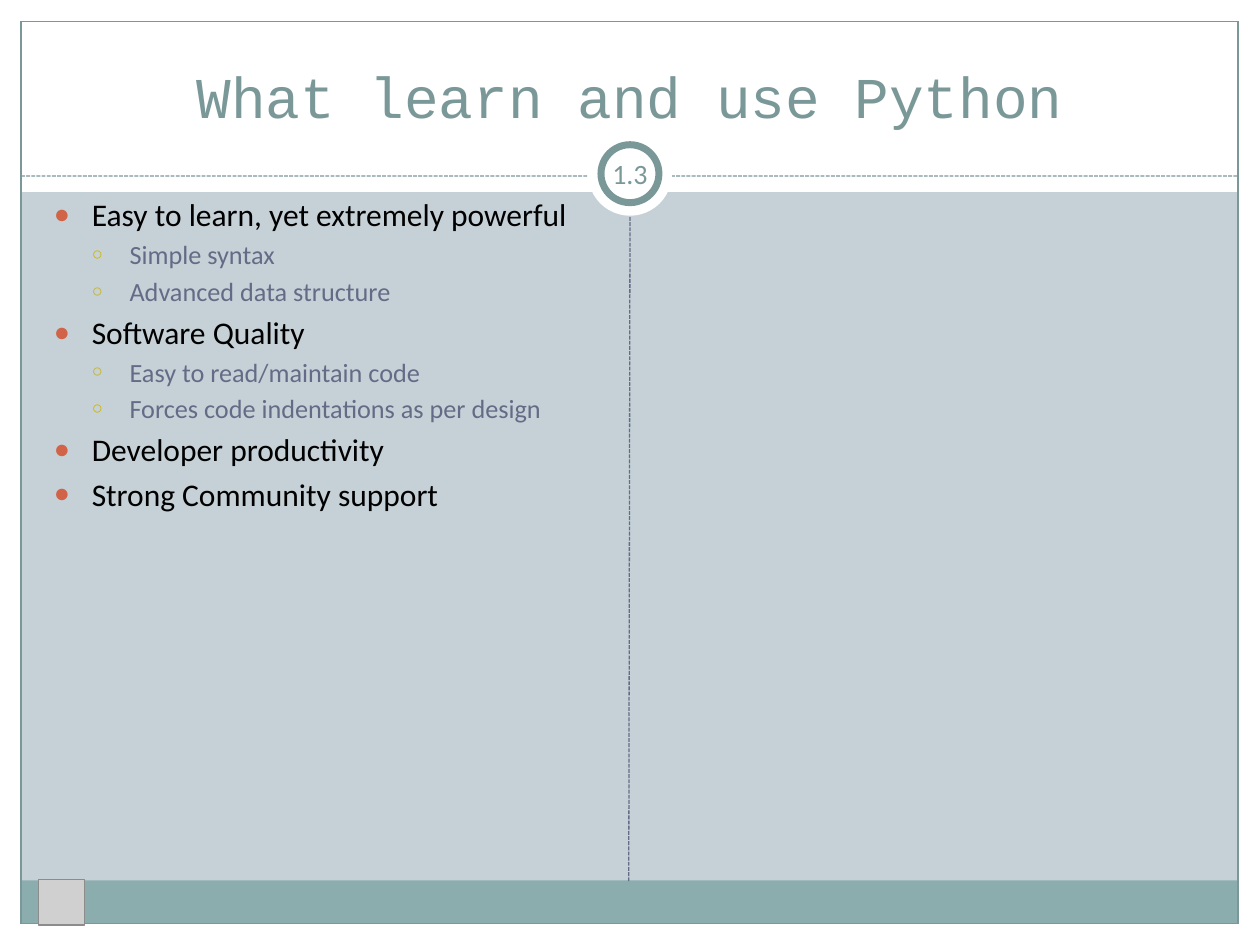
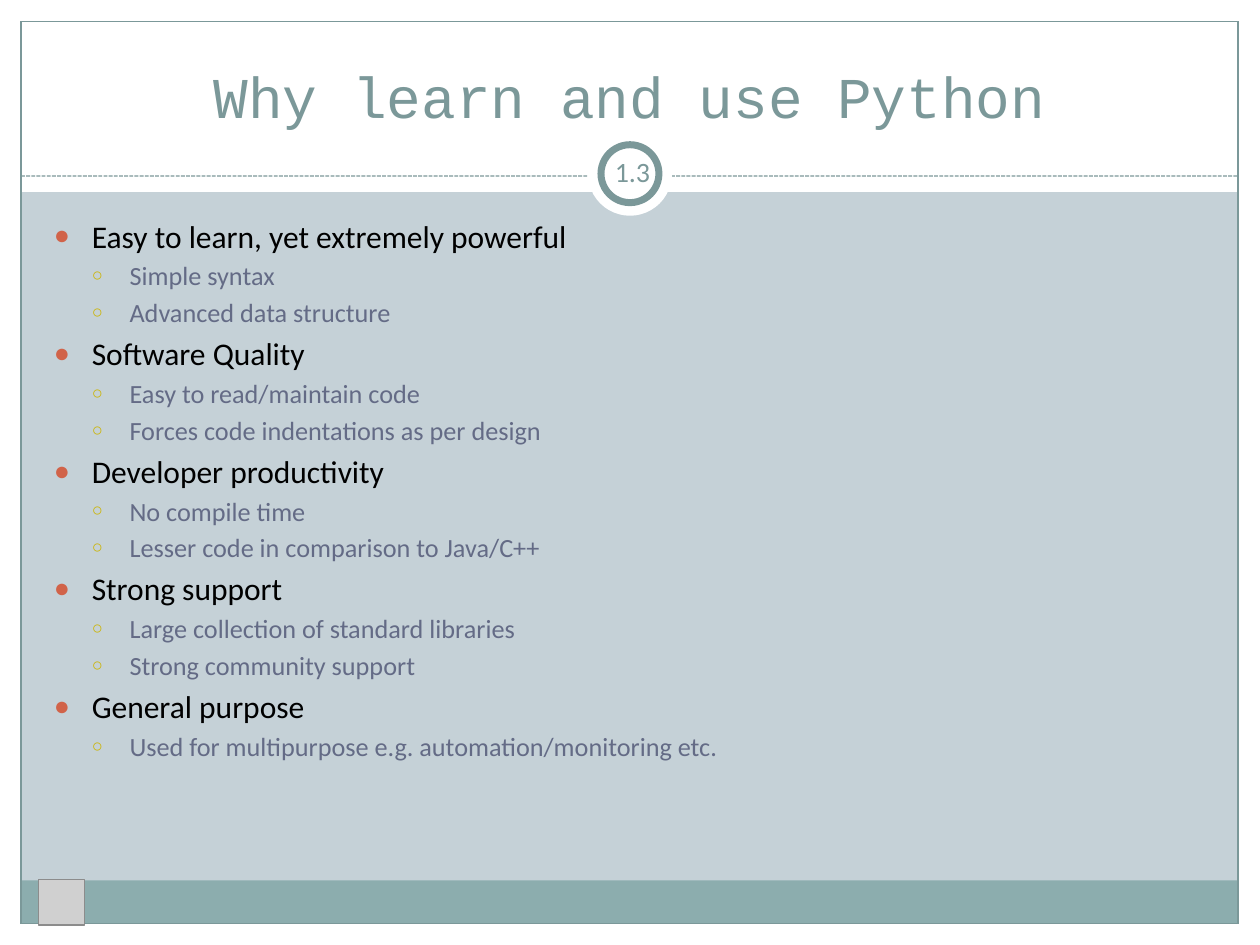
Before and after one commit to quantfineart/Fundamental-Python-Tutorial, a slide deck: slide 4 of Python Fundamentals.pptx. Drawn at 1260x945 pixels with LibreOffice and Linux fonts; fonts in the diff are those of the drawing; grey boxes stand for pictures. Boxes give left, top, right and bottom in pixels: in the first picture for what was removed or moved away, otherwise in the second. Text is boxed around its words. In the diff, an @@ line names an element or a change of style, - is before the commit and + after.

Commit message:
more slides
Adding more slides

```diff
--- a/Python Fundamentals.pptx
+++ b/Python Fundamentals.pptx
@@ title at bbox=[214, 76, 1045, 130]: text changed @@
-What learn and use Python
+Why learn and use Python
@@ text "Easy to learn, yet extremely ...": place and size @@
-text "Easy to learn, yet extremely ..." at bbox=[92, 204, 566, 512]
+text "Easy to learn, yet extremely ..." at bbox=[92, 226, 717, 761]
@@ line removed from (629, 881) to (630, 217) @@
@@ text at bbox=[92, 503, 717, 761]: text changed; size 18 to 15 pt; text colour #000000 to #646B86 @@
-● Strong Community support
+  ○ No compile time
+  ○ Lesser code in comparison to Java/C++
+● Strong support
+  ○ Large collection of standard libraries
+  ○ Strong community support
+● General purpose
+  ○ Used for multipurpose e.g. automation/monitoring etc.
```
Also in this commit, not shown: 2 slides added.
